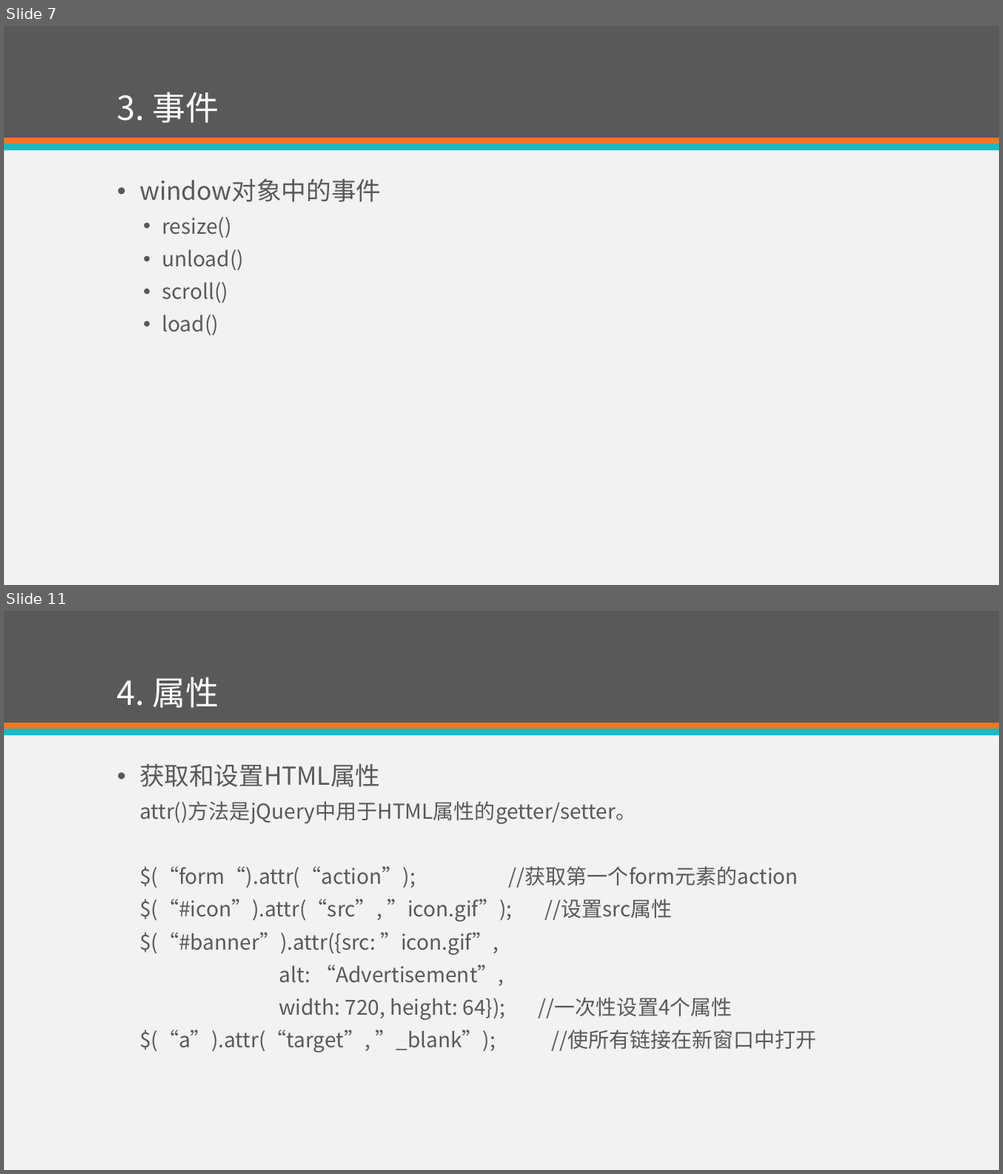
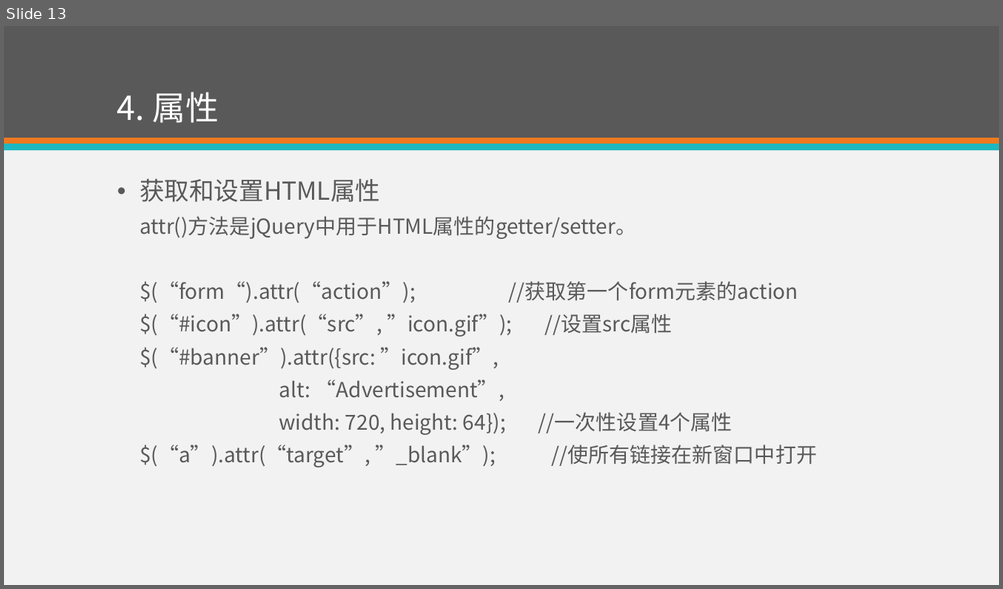
Before and after one commit to eventao/courseware, a slide deck: ppt/http.pptx. Shown one above the other, each under a label of ours: slides 7 and 11 before the commit, slide 13 after it; the slides between them are not shown. The pictures are 1003x1174 and 1003x589 pixels, drawn with LibreOffice and Linux fonts; fonts in the diff are those of the drawing. Boxes give left, top, right and bottom in pixels: in the first picture for what was removed or moved away, otherwise in the second. Text is boxed around its words. In the diff, an @@ line names an element or a change of style, - is before the commit and + after.

```diff
--- a/ppt/http.pptx
+++ b/ppt/http.pptx
@@ slide 7 removed at box(4, 26, 999, 585), background #F2F2F2; not listed: 3 template elements that a slide beside it also shows @@
@@ title removed at box(117, 92, 219, 123) @@
-3. 事件
@@ text removed at box(139, 178, 381, 336) @@
-• window对象中的事件
-  • resize()
-  • unload()
-  • scroll()
-  • load()
@@ what was slide 11 is now slide 13 @@
```
Also in this commit, not shown: 3 slides changed, 9 slides added, 6 other slides removed.
